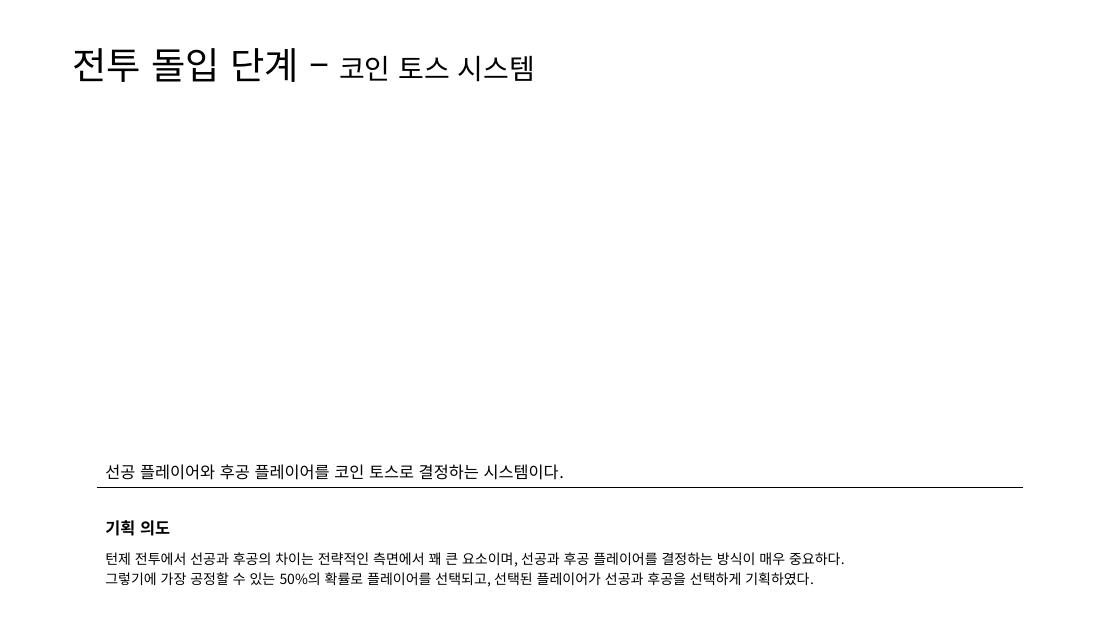
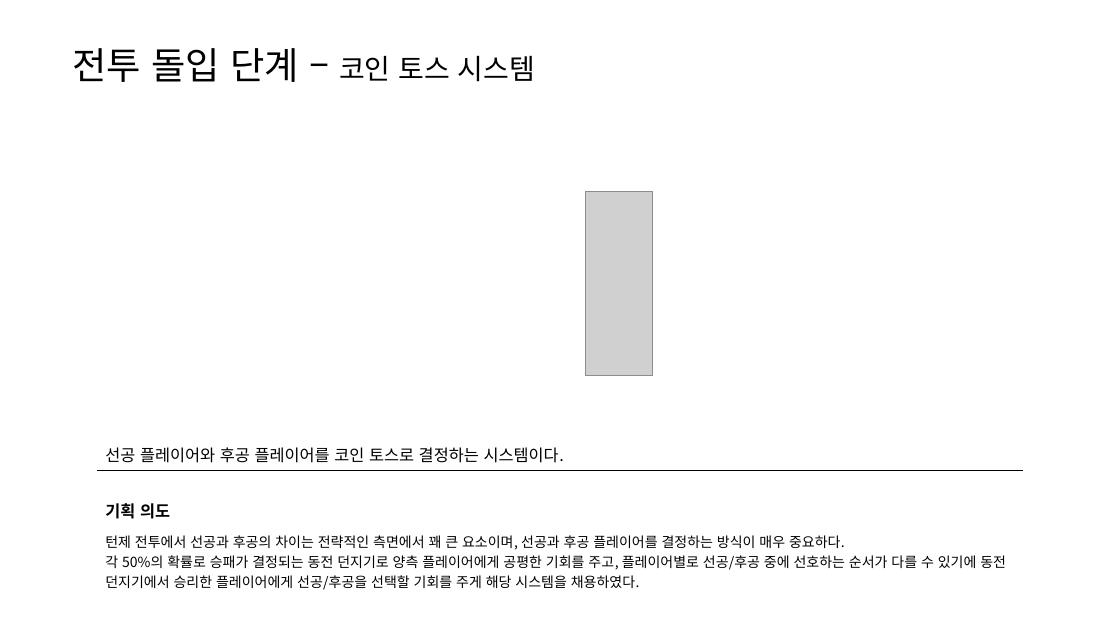
Before and after one commit to yjk0401/unityenginebasic_9th, a slide deck: slide 5 of 기획/체스/체스 전투 시스템 기획서.pptx (slide 4 before the commit). Drawn at 1120x630 pixels with LibreOffice and Linux fonts; fonts in the diff are those of the drawing; grey boxes stand for pictures. Boxes give left, top, right and bottom in pixels: in the first picture for what was removed or moved away, otherwise in the second. Text is boxed around its words. In the diff, an @@ line names an element or a change of style, - is before the commit and + after.

```diff
--- a/기획/체스/체스 전투 시스템 기획서.pptx
+++ b/기획/체스/체스 전투 시스템 기획서.pptx
@@ picture added at [586, 192, 653, 376] @@
@@ table at [97, 439, 1023, 594] @@
-row 3, column 1: 턴제 전투에서 선공과 후공의 차이는 전략적인 측면에서 꽤 큰 요소이며, 선공과 후공 플레이어를 결정하는 방식이 매우 중요하다. / 그렇기에 가장 공정할 수 있는 50%의 확률로 플레이어를 선택되고, 선택된 플레이어가 선공과 후공을 선택하게 기획하였다.
+row 3, column 1: 턴제 전투에서 선공과 후공의 차이는 전략적인 측면에서 꽤 큰 요소이며, 선공과 후공 플레이어를 결정하는 방식이 매우 중요하다. / 각 50%의 확률로 승패가 결정되는 동전 던지기로 양측 플레이어에게 공평한 기회를 주고, 플레이어별로 선공/후공 중에 선호하는 순서가 다를 수 있기에 동전 던지기에서 승리한 플레이어에게 선공/후공을 선택할 기회를 주게 해당 시스템을 채용하였다.
@@ table: place and size @@
-table at [97, 455, 1023, 591]
+table at [97, 439, 1023, 594]
```
Also in this commit, not shown: 8 other slides changed, 3 slides added, 14 other files.
